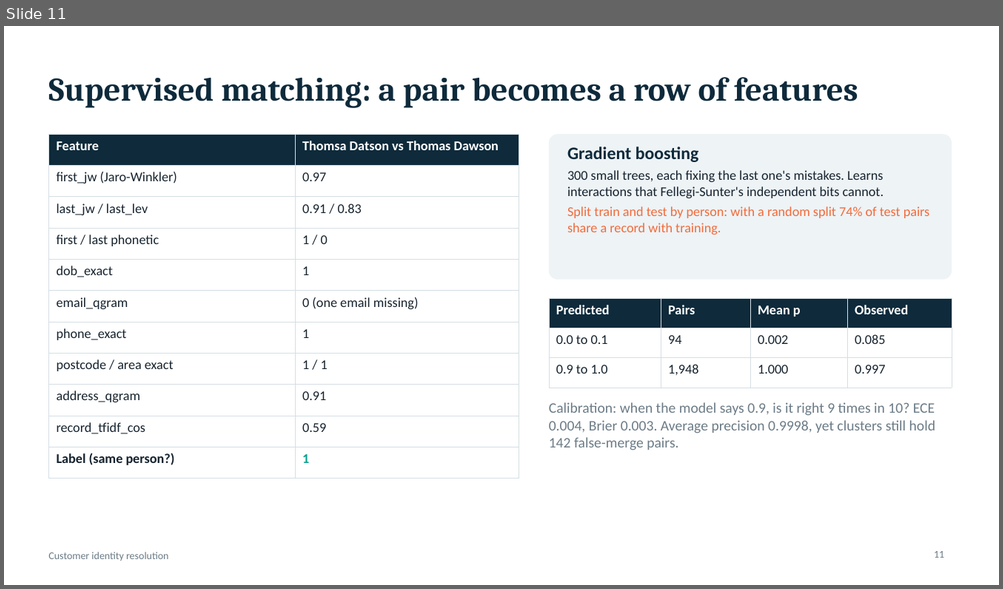
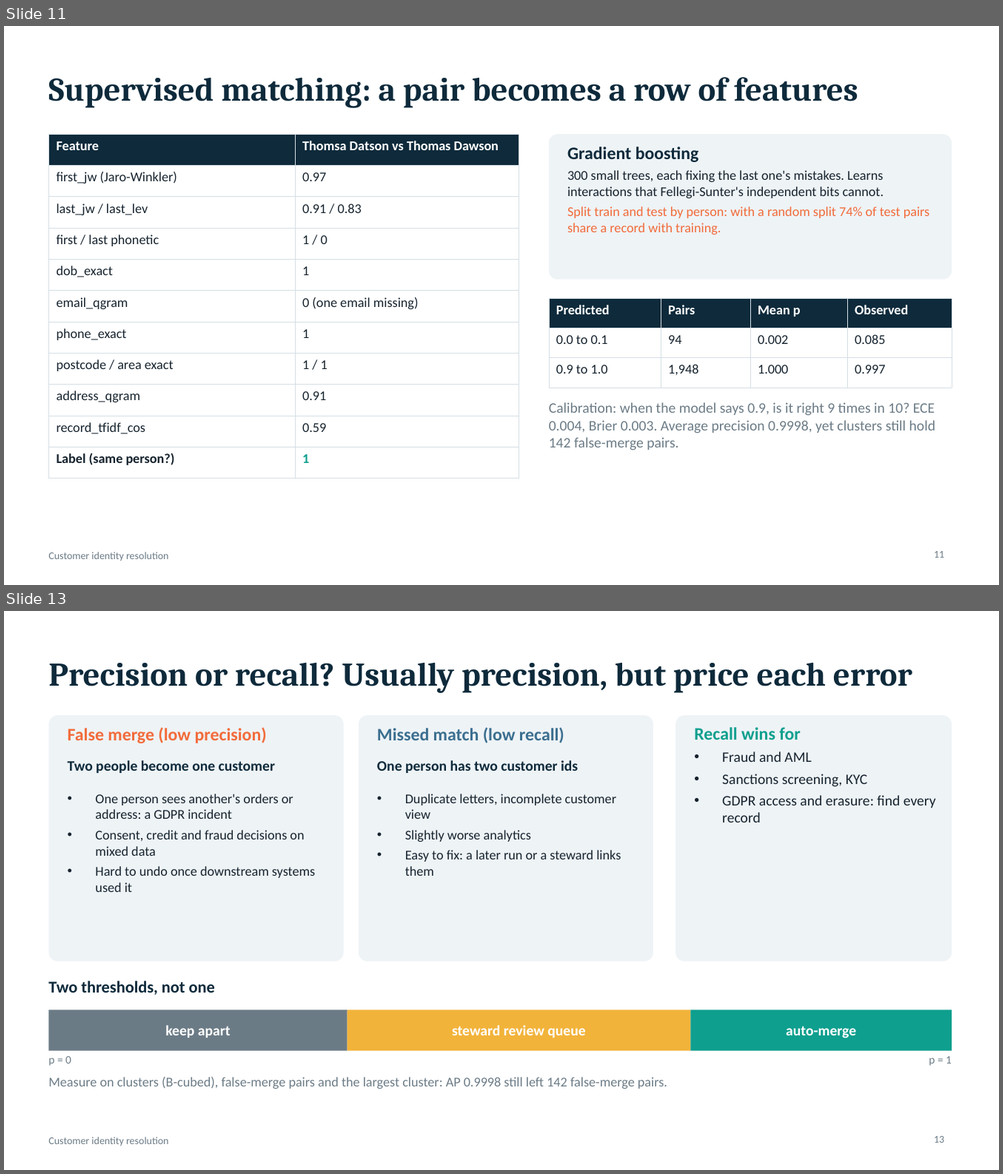
Before and after one commit to olonok69/Entity-Resolution-ML, a slide deck: er-demo/slides/customer-identity-resolution.pptx. Shown one above the other, each under a label of ours: slide 11 before the commit, slides 11 and 13 after it; the slides between them are not shown. The pictures are 1003x589 and 1003x1174 pixels, drawn with LibreOffice and Linux fonts; fonts in the diff are those of the drawing. Boxes give left, top, right and bottom in pixels: in the first picture for what was removed or moved away, otherwise in the second. Text is boxed around its words. In the diff, an @@ line names an element or a change of style, - is before the commit and + after.

Commit message:
Add labels, precision vs recall and licences to docs and deck
DEMO_GUIDE: where labels come from (human review, silver labels, model
as teacher, active learning, synthetic data), a precision-or-recall
section with the cost of each error and two thresholds, and Q&A on
licences. README gets the same short answers. The deck gains a labels
slide, a precision-or-recall slide and a licence line.

```diff
--- a/er-demo/slides/customer-identity-resolution.pptx
+++ b/er-demo/slides/customer-identity-resolution.pptx
@@ slide 13 added at (4,611,999,1170), background #FFFFFF; not listed: 1 template element that a slide beside it also shows @@
@@ title added at (48,663,912,693), 32 pt, text #0E2A3B, bold @@
+Precision or recall? Usually precision, but price each error
@@ rounded rectangle added at (48,715,344,962), fill #EEF3F6 @@
@@ rounded rectangle added at (358,715,653,962), fill #EEF3F6 @@
@@ rounded rectangle added at (675,715,951,962), fill #EEF3F6 @@
@@ text added at (68,727,267,743), 17 pt, text #F26B3A, bold @@
+False merge (low precision)
@@ text added at (377,727,564,743), 17 pt, text #3B6E8F, bold @@
+Missed match (low recall)
@@ text added at (694,727,936,823), 14 pt, text #16232E @@
+Recall wins for
+• Fraud and AML
+• Sanctions screening, KYC
+• GDPR access and erasure: find every record
@@ text added at (68,760,275,773), 14 pt, text #0E2A3B, bold @@
+Two people become one customer
@@ text added at (377,760,578,773), 14 pt, text #0E2A3B, bold @@
+One person has two customer ids
@@ text added at (95,794,315,892), 13 pt, text #16232E @@
+• One person sees another's orders or address: a GDPR incident
+• Consent, credit and fraud decisions on mixed data
+• Hard to undo once downstream systems used it
@@ text added at (405,794,620,876), 13 pt, text #16232E @@
+• Duplicate letters, incomplete customer view
+• Slightly worse analytics
+• Easy to fix: a later run or a steward links them
@@ text added at (48,981,215,995), 16 pt, text #0E2A3B, bold @@
+Two thresholds, not one
@@ rectangle added at (48,1010,347,1051), fill #6B7B86 @@
@@ rectangle added at (347,1010,691,1051), fill #F2B33A @@
@@ rectangle added at (691,1010,951,1051), fill #0E9F8E @@
@@ text added at (165,1025,230,1038), 14 pt, text #FFFFFF, bold @@
+keep apart
@@ text added at (452,1025,585,1038), 14 pt, text #FFFFFF, bold @@
+steward review queue
@@ text added at (785,1026,856,1039), 14 pt, text #FFFFFF, bold @@
+auto-merge
@@ text added at (48,1056,71,1066), 11 pt, text #6B7B86 @@
+p = 0
@@ text added at (928,1056,951,1066), 11 pt, text #6B7B86 @@
+p = 1
@@ text added at (48,1077,667,1089), 13 pt, text #6B7B86 @@
+Measure on clusters (B-cubed), false-merge pairs and the largest cluster: AP 0.9998 still left 142 false-merge pairs.
@@ page number added at (933,1136,944,1143), 10 pt, text #6B7B86 @@
+13
```
Also in this commit, not shown: 3 slides changed, 1 other slide added, 2 other files.
